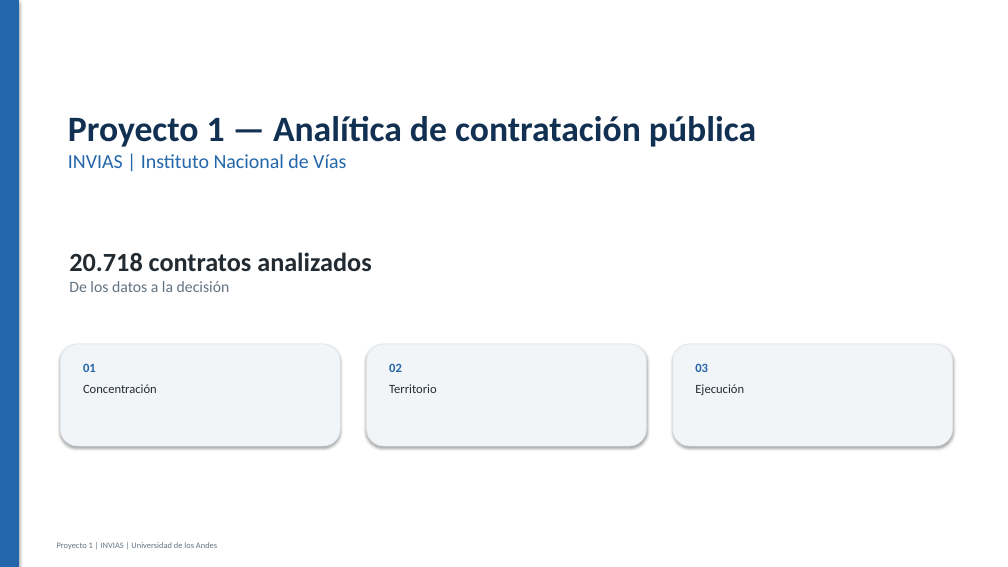
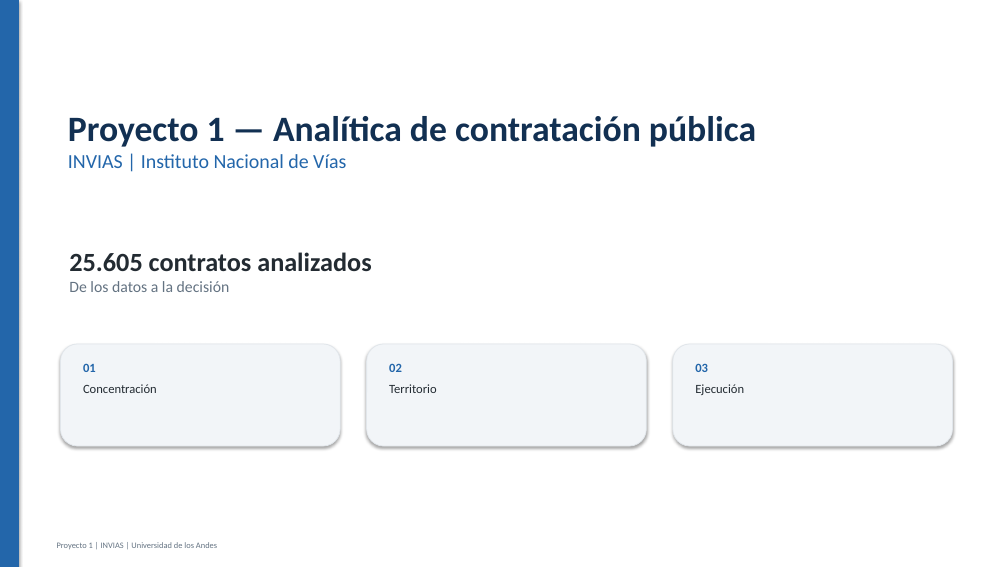
Before and after one commit to caldeeh/proyecto1-analitica-contratacion, a slide deck: slide 1 of Entregables/Presentacion_Proyecto_1_INVIAS.pptx. Drawn at 1008x567 pixels with LibreOffice and Linux fonts; fonts in the diff are those of the drawing. Boxes give left, top, right and bottom in pixels: in the first picture for what was removed or moved away, otherwise in the second. Text is boxed around its words. In the diff, an @@ line names an element or a change of style, - is before the commit and + after.

Commit message:
Presentacion: corregir el universo de contratos en la portada
La portada declaraba 20.718 contratos, que es el universo de la Pregunta 3. La base del proyecto son 25.605.

```diff
--- a/Entregables/Presentacion_Proyecto_1_INVIAS.pptx
+++ b/Entregables/Presentacion_Proyecto_1_INVIAS.pptx
@@ text at [69, 252, 371, 271]: text changed @@
-20.718 contratos analizados
+25.605 contratos analizados
```
